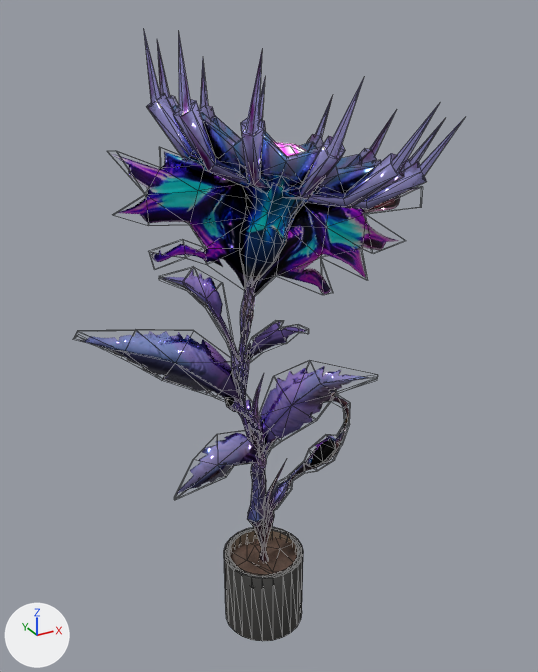
The glTF model src/models/5.glb: old version first, new version second.
One viewpoint serves both versions: a 50 mm lens placed at (-0.414, -0.769, 0.742), pointed at (0.017, 0.015, 0.35). Every picture has the same lights, and +X, +Y and +Z are marked at lower left. Mesh edges are drawn as thin lines. Where no turn or scale is listed for an object, it has been applied to the vertices.

The first picture shows '00_gorshok', '04_cyberpank'.
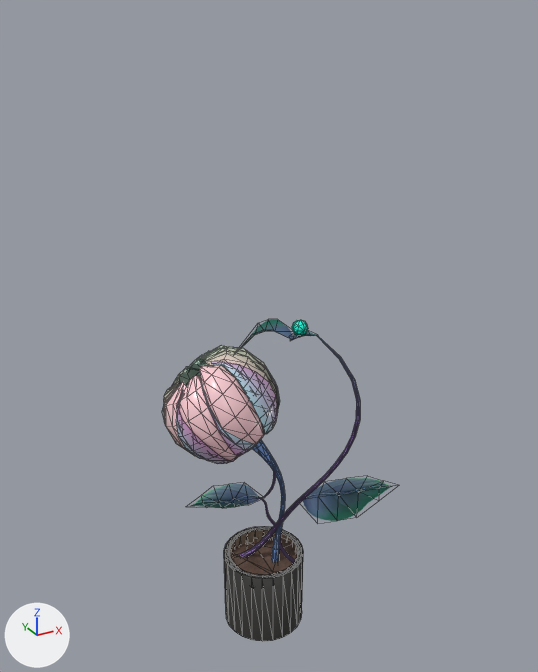
The newer file is also rescaled (x1.369), turned or shifted as a whole; pictures and numbers use the older file's frame.

Location of each change, [x1, y1, x2, y2] in pixels of the pictures (538 x 672 px):
'04_cyberpank', deleted: before [79, 31, 465, 562]
'05_nezhnost', added: after [163, 319, 396, 563]

What the commit changed:
Picture '05_nezhnost_Diffuse-05_nezhnost_Alpha' (img_05_nezhnost_diffuse_05_nezhnost_alpha) is new.
Picture '05_nezhnost_Normal' (img_05_nezhnost_normal) is new.
Picture '05_nezhnost_Emission' (img_05_nezhnost_emission) is new.
Picture '05_nezhnost_Ambient Occlusion-05_nezhnost_Roughness' (img_05_nezhnost_ambient_occlusion_05_nezhnost_roughness) is new.
Picture 'Image' (img_image) is new.
Material '05_nezhnost' (mat_05_nezhnost) is new.
Uses the picture img_05_nezhnost_ambient_occlusion_05_nezhnost_roughness.
Uses the picture img_05_nezhnost_diffuse_05_nezhnost_alpha.
Uses the picture img_05_nezhnost_emission.
Uses the picture img_05_nezhnost_normal.
Uses the picture img_image.
Mesh me_05_nezhnost is new.
It has 1501 vertices, 2466 faces and spans x -0.124..0.184, y -0.072..0.142, z -0.005..0.392.
It uses material mat_05_nezhnost.
Object '04_cyberpank' (ob_04_cyberpank) is deleted.
Object '05_nezhnost' (ob_05_nezhnost) is new; it shows me_05_nezhnost.
Its location is (0.006, -0.01, -0.005).
